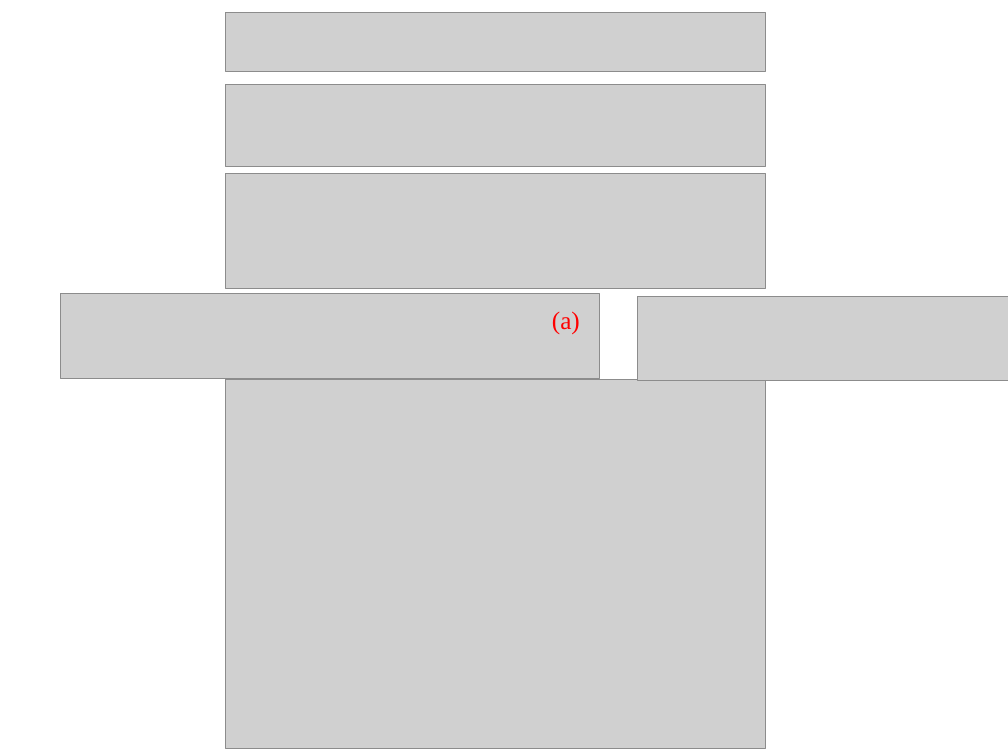
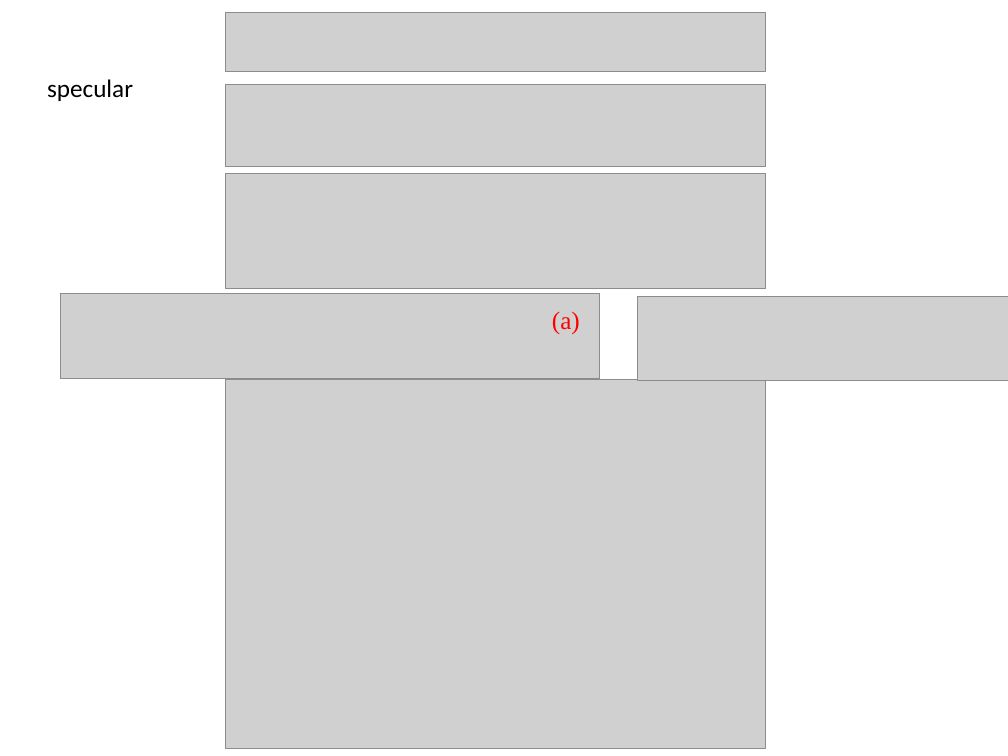
Before and after one commit to svech/Multifitting, a slide deck: slide 4 of manual/Pictures 2.0/Pictures 2.0.pptx. Drawn at 1008x756 pixels with LibreOffice and Linux fonts; fonts in the diff are those of the drawing; grey boxes stand for pictures. Boxes give left, top, right and bottom in pixels: in the first picture for what was removed or moved away, otherwise in the second. Text is boxed around its words. In the diff, an @@ line names an element or a change of style, - is before the commit and + after.

```diff
--- a/manual/Pictures 2.0/Pictures 2.0.pptx
+++ b/manual/Pictures 2.0/Pictures 2.0.pptx
@@ text added at box(47, 79, 133, 101), 18 pt, text #000000 @@
+specular
```
Also in this commit, not shown: 1 other slide changed, 3 slides added, 2 other files.
